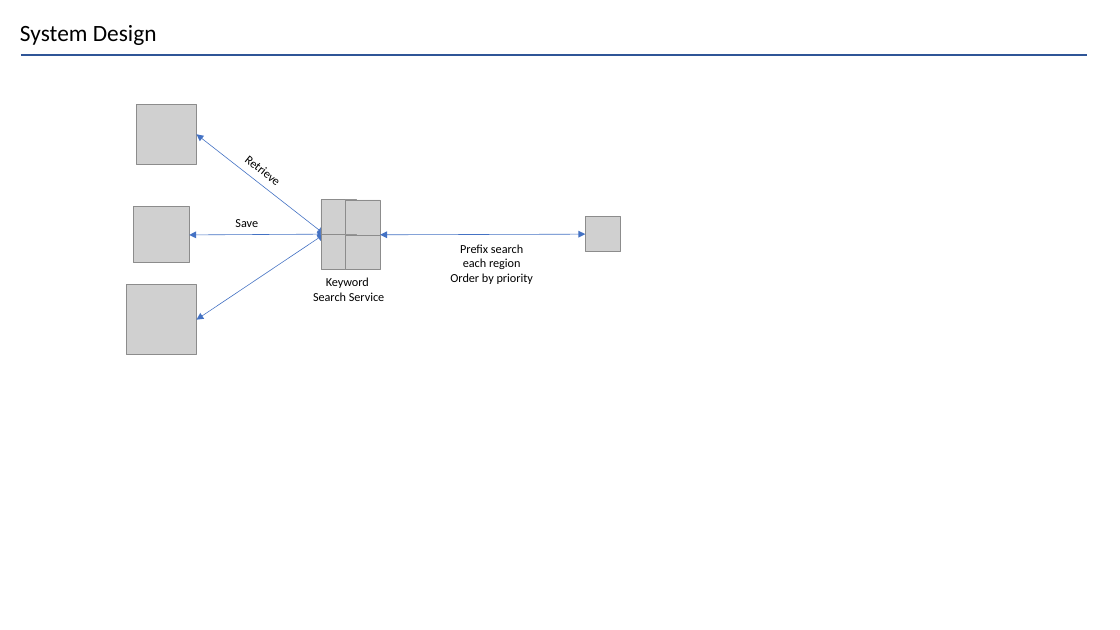
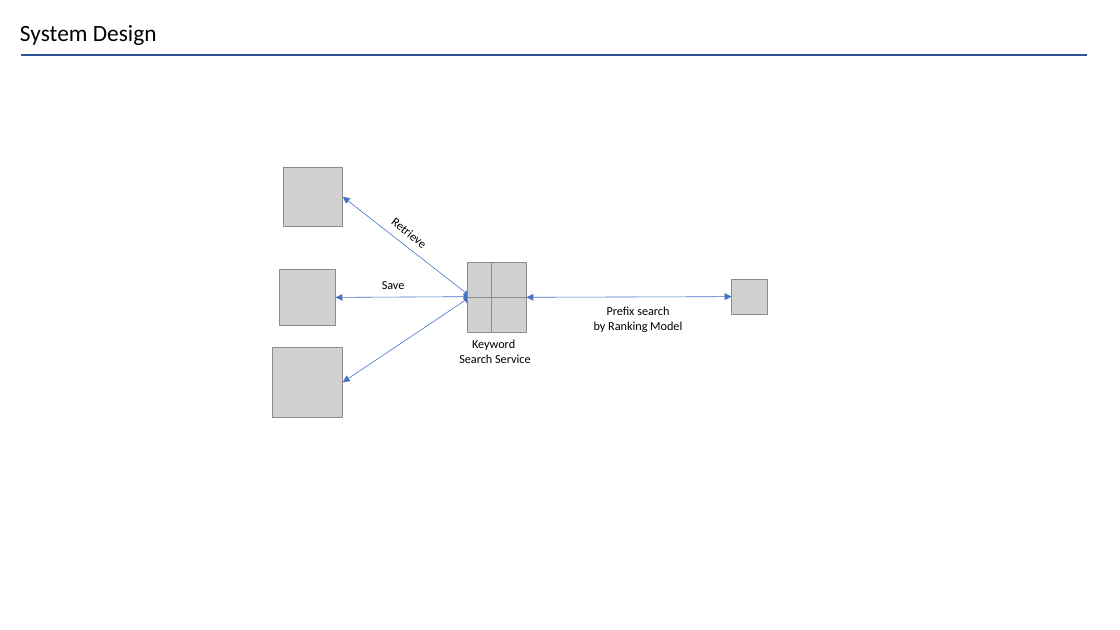
Before and after one commit to Joel-Hwang/leetcode, a slide deck: slide 3 of KeywordSuggestion.pptx. Drawn at 1120x630 pixels with LibreOffice and Linux fonts; fonts in the diff are those of the drawing; grey boxes stand for pictures. Boxes give left, top, right and bottom in pixels: in the first picture for what was removed or moved away, otherwise in the second. Text is boxed around its words. In the diff, an @@ line names an element or a change of style, - is before the commit and + after.

```diff
--- a/KeywordSuggestion.pptx
+++ b/KeywordSuggestion.pptx
@@ 6 pictures, 1 text: place and size @@
-6 pictures, 1 text at [127, 143, 621, 355]
+6 pictures, 1 text at [273, 205, 767, 417]
@@ 4 double arrows, 2 pictures, 2 texts: place and size @@
-4 double arrows, 2 pictures, 2 texts at [134, 104, 586, 320]
+4 double arrows, 2 pictures, 2 texts at [280, 167, 732, 382]
@@ text at [594, 306, 682, 332]: text changed @@
-Prefix search
-each region
-Order by priority
+Prefix search
+by Ranking Model
```
Also in this commit, not shown: 3 other slides changed, 2 other files.
